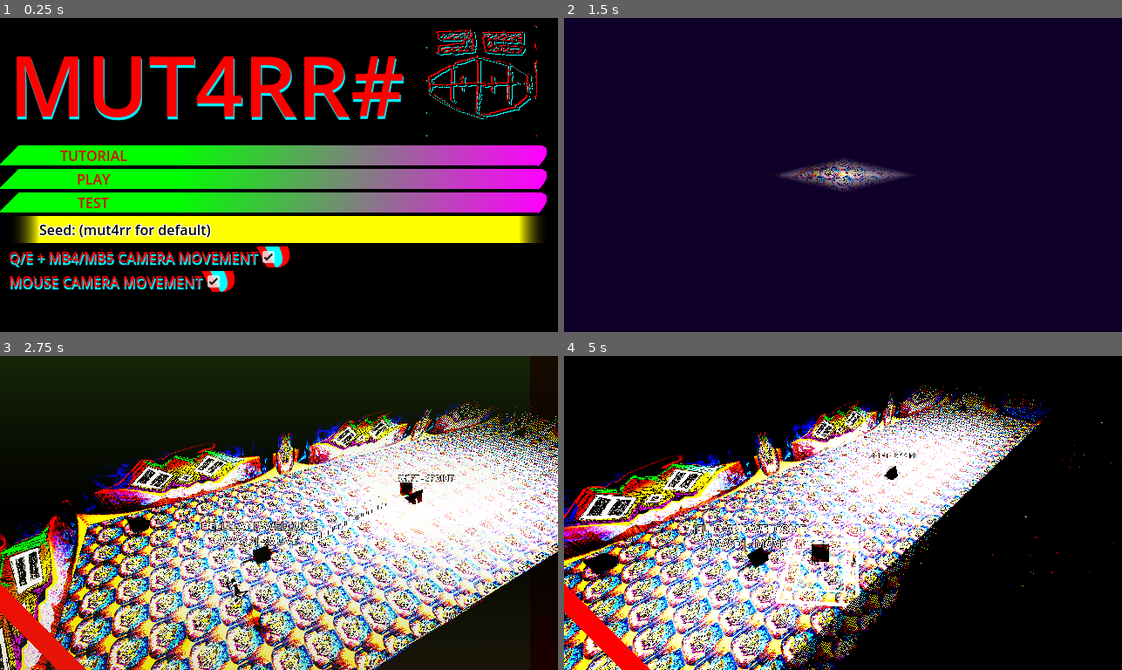
Above: before the commit, frames 1-4 (two rows, left to right).
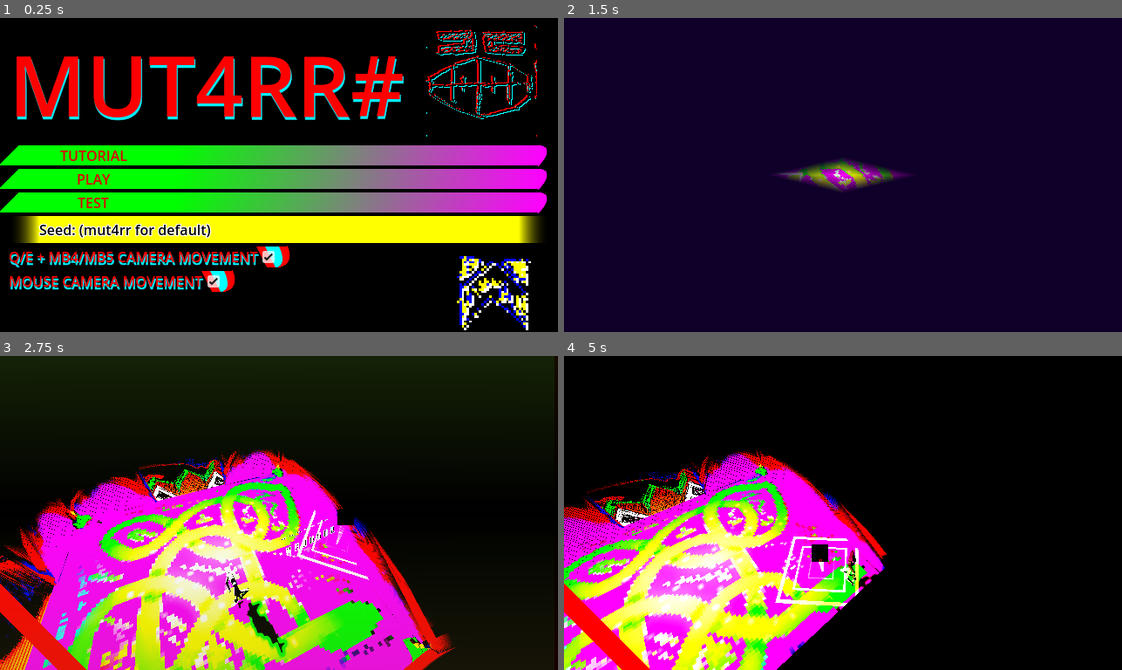
Above: after the commit, the same moments.

Repository: officialErnests/mut-4rr-
Game: Godot game, scene res://Scenes/main_menu.tscn
The game is run twice, just before and just after one commit, with the same random seed, the same clock (stepped at 60 frames per second) and the same inputs. Sound files missing from this copy of the repository are replaced by a short silence.
Inputs (mouse positions are in pixels of both pictures, inside the frame that each line leads up to):
- Up to frame 1 (0.25 s): no input
- Up to frame 2 (1.5 s): click (843, 228) at 0.52 s; type "12" at 0.6 s; click "PLAY" at 1.25 s
- Up to frame 3 (2.75 s): tap Enter at 2 s; move the mouse to (401, 497) at 2.02 s; hold D (right) from 2.03 s (still down); tap Q (rot_cam_left) at 2.1 s
- Up to frame 4 (5 s): move the mouse to (731, 528) at 2.77 s; release D (right) at 2.78 s; hold S (backward) 2.78-3.53 s; tap E (rot_cam_right) at 2.85 s; move the mouse to (898, 443) at 3.52 s; hold D (right) 3.53-4.28 s; hold Shift (sprint) 3.53-4.28 s; move the mouse to (815, 575) at 4.27 s; hold W (forward) from 4.28 s (still down); right-click (815, 575) at 4.35 s

The runs differ from the first frame. In frame 1, 1.3% of the frame differs, in the area x 81-96%, y 75-100%; in frame 2, 1.2%; in frame 3, 59%, in the area x 0-100%, y 14-100%; in frame 4, 41%.

Commit message:
v0.5.5 TishTashRReady (almost 5am XD)

Diff:
--- a/Scenes/items/wepons/knife.tscn
+++ b/Scenes/items/wepons/knife.tscn
@@ -113,7 +113,7 @@
 [node name="MAIN" parent="." node_paths=PackedStringArray("itemRigid", "visual_outside", "extend_script") instance=ExtResource("2_lah1x")]
 itemRigid = NodePath("..")
 type = 5
-speed_factor = 0.8
+speed_factor = 0.9
 visual_outside = NodePath("../Plane")
 show_text = "TEST ITEM --"
 throw_force = 10.0
--- a/Scenes/main_menu.tscn
+++ b/Scenes/main_menu.tscn
@@ -1,11 +1,13 @@
-[gd_scene load_steps=22 format=3 uid="uid://d1dg24cxas7ge"]
+[gd_scene load_steps=29 format=3 uid="uid://d1dg24cxas7ge"]
 
 [ext_resource type="Script" uid="uid://dwj6fl455tj5t" path="res://Scripts/utils/switch_scene.gd" id="1_1ehe0"]
 [ext_resource type="Script" uid="uid://dghijtnxv14l1" path="res://Scripts/utils/oneoff/menu_set.gd" id="1_28flt"]
 [ext_resource type="PackedScene" uid="uid://bc2pdgvvigyy1" path="res://Scenes/game.tscn" id="2_opfnp"]
 [ext_resource type="Texture2D" uid="uid://kdnc0q67l1h8" path="res://Assets/Player_faces.png" id="3_1ehe0"]
 [ext_resource type="PackedScene" uid="uid://ccjafp0ghukfb" path="res://Scenes/test.tscn" id="3_cp0ys"]
+[ext_resource type="PackedScene" uid="uid://3m80nsty0llh" path="res://Scenes/map1.tscn" id="3_yhxw7"]
 [ext_resource type="Script" uid="uid://60a6jklodkpr" path="res://Scripts/setup/animated_sprite_2d.gd" id="4_ce3w2"]
+[ext_resource type="Texture2D" uid="uid://eyap3jn2o7m5" path="res://Assets/Enemy_faces.png" id="8_yhxw7"]
 
 [sub_resource type="StyleBoxFlat" id="StyleBoxFlat_n45e2"]
 bg_color = Color(1, 0, 1, 1)
@@ -136,6 +138,42 @@
 "speed": 5.0
 }]
 
+[sub_resource type="AtlasTexture" id="AtlasTexture_8dnnj"]
+atlas = ExtResource("8_yhxw7")
+region = Rect2(0, 0, 32, 32)
+
+[sub_resource type="AtlasTexture" id="AtlasTexture_m3bi6"]
+atlas = ExtResource("8_yhxw7")
+region = Rect2(32, 0, 32, 32)
+
+[sub_resource type="AtlasTexture" id="AtlasTexture_wyh8j"]
+atlas = ExtResource("8_yhxw7")
+region = Rect2(0, 32, 32, 32)
+
+[sub_resource type="AtlasTexture" id="AtlasTexture_ujyyl"]
+atlas = ExtResource("8_yhxw7")
+region = Rect2(32, 32, 32, 32)
+
+[sub_resource type="SpriteFrames" id="SpriteFrames_mkpwh"]
+animations = [{
+"frames": [{
+"duration": 1.0,
+"texture": SubResource("AtlasTexture_8dnnj")
+}, {
+"duration": 1.0,
+"texture": SubResource("AtlasTexture_m3bi6")
+}, {
+"duration": 1.0,
+"texture": SubResource("AtlasTexture_wyh8j")
+}, {
+"duration": 1.0,
+"texture": SubResource("AtlasTexture_ujyyl")
+}],
+"loop": true,
+"name": &"yess",
+"speed": 4.0
+}]
+
 [node name="Control" type="Control"]
 layout_mode = 3
 anchors_preset = 15
@@ -179,7 +217,7 @@
 text = "PLAY"
 script = ExtResource("1_1ehe0")
 seed_input_box = NodePath("../LineEdit")
-scene = ExtResource("2_opfnp")
+scene = ExtResource("3_yhxw7")
 
 [node name="Button3" type="Button" parent="VBoxContainer" node_paths=PackedStringArray("seed_input_box")]
 layout_mode = 2
@@ -221,8 +259,18 @@
 globa_value = "cam_controll_mouse"
 
 [node name="AnimatedSprite2D" type="AnimatedSprite2D" parent="."]
+texture_filter = 1
 position = Vector2(552, 72)
 sprite_frames = SubResource("SpriteFrames_8dnnj")
 animation = &"yess"
 frame_progress = 0.15034689
 script = ExtResource("4_ce3w2")
+
+[node name="AnimatedSprite2D2" type="AnimatedSprite2D" parent="."]
+texture_filter = 1
+position = Vector2(563.625, 312.625)
+scale = Vector2(2.835938, 2.835938)
+sprite_frames = SubResource("SpriteFrames_mkpwh")
+animation = &"yess"
+frame_progress = 0.7237901
+script = ExtResource("4_ce3w2")
--- a/Scenes/map1.tscn
+++ b/Scenes/map1.tscn
@@ -1,7 +1,10 @@
-[gd_scene load_steps=122 format=4 uid="uid://3m80nsty0llh"]
+[gd_scene load_steps=126 format=4 uid="uid://3m80nsty0llh"]
 
 [ext_resource type="Texture2D" uid="uid://cpwaa4s2klaho" path="res://Temp_assets/n0o0bPumkin.png" id="1_4pqaf"]
+[ext_resource type="Environment" uid="uid://c2synjn8oyfw1" path="res://Assets/game_world_env.tres" id="2_0650q"]
 [ext_resource type="Texture2D" uid="uid://cdlvxehhjnh8k" path="res://Assets/Lol.png" id="2_xgpx1"]
+[ext_resource type="CameraAttributesPractical" uid="uid://3kkkrxy42ck3" path="res://Scenes/game_world_cam.tres" id="3_rxi31"]
+[ext_resource type="Script" uid="uid://cwietp32u5ei5" path="res://Scripts/setup/setup_world.gd" id="4_73eik"]
 [ext_resource type="PackedScene" uid="uid://bpgaix3cftid6" path="res://Scenes/player.tscn" id="5_wouuh"]
 [ext_resource type="PackedScene" uid="uid://dgl4duluwfeeq" path="res://Scenes/interactables/door.tscn" id="6_rxi31"]
 [ext_resource type="Script" uid="uid://8lnxrs0kj4e2" path="res://Scripts/npc/main/npc_master.gd" id="7_wouuh"]
@@ -337,6 +340,10 @@
 resource_local_to_scene = true
 size = Vector3(9, 0.2, 18)
 
+[sub_resource type="BoxShape3D" id="BoxShape3D_5i6b2"]
+resource_local_to_scene = true
+size = Vector3(18, 3, 9)
+
 [sub_resource type="StandardMaterial3D" id="StandardMaterial3D_o5k6n"]
 resource_local_to_scene = true
 albedo_texture = ExtResource("1_4pqaf")
@@ -580,17 +587,11 @@
 distance_fade_min_distance = 5.0
 
 [node name="coolerMap" type="Node3D"]
-
-[node name="DirectionalLight3D" type="DirectionalLight3D" parent="."]
-transform = Transform3D(-0.8660254, -0.43301278, 0.25, 0, 0.49999997, 0.86602545, -0.50000006, 0.75, -0.43301266, 0, 0, 0)
-visible = false
-shadow_enabled = true
 
 [node name="Node3D" type="NavigationRegion3D" parent="."]
 navigation_mesh = SubResource("NavigationMesh_4pqaf")
 
 [node name="Floor_visual" type="Node3D" parent="Node3D"]
-visible = false
 
 [node name="MeshInstance3D" type="MeshInstance3D" parent="Node3D/Floor_visual"]
 transform = Transform3D(0.9, 0, 0, 0, 0.9, 0, 0, 0, 0.9, 4.5, 0, -4.5)
@@ -1667,7 +1668,6 @@
 skeleton = NodePath("")
 
 [node name="WallsX" type="Node3D" parent="Node3D"]
-visible = false
 
 [node name="Cube40" type="MeshInstance3D" parent="Node3D/WallsX"]
 transform = Transform3D(-3.934025e-08, 0, -0.05, 0, 1, 0, 0.9, 0, -2.1855695e-09, 45, 1.5, -22.5)
@@ -2018,7 +2018,6 @@
 skeleton = NodePath("")
 
 [node name="WallsX_doorways" type="Node3D" parent="Node3D"]
-visible = false
 
 [node name="Cube51" type="MeshInstance3D" parent="Node3D/WallsX_doorways"]
 transform = Transform3D(-1.3113417e-08, 0, -0.05, 0, 1, 0, 0.3, 0, -2.1855695e-09, 36, 1.5, -10.5)
@@ -2811,6 +2810,11 @@
 [node name="Player" parent="Others" instance=ExtResource("5_wouuh")]
 transform = Transform3D(0.9999999, 0, 0, 0, 1, 0, 0, 0, 0.9999999, 4.9999995, 0.3, -3.9999998)
 
+[node name="WorldEnvironment" type="WorldEnvironment" parent="Others"]
+environment = ExtResource("2_0650q")
+camera_attributes = ExtResource("3_rxi31")
+script = ExtResource("4_73eik")
+
 [node name="Doors" type="Node3D" parent="."]
 
 [node name="DoorX" type="Node3D" parent="Doors"]
@@ -3101,7 +3105,6 @@
 transform = Transform3D(-4.371139e-08, 0, -1, 0, 1, 0, 1, 0, -4.371139e-08, 21, 0.21355267, 40.888435)
 
 [node name="Roof" type="Node3D" parent="."]
-visible = false
 
 [node name="Roof_0" parent="Roof" node_paths=PackedStringArray("neibour_roofs") instance=ExtResource("9_si05j")]
 transform = Transform3D(1, 0, 0, 0, 1, 0, 0, 0, 1, 40.5, 3, -22.5)
@@ -3243,11 +3246,35 @@
 mesh = SubResource("BoxMesh_tnejx")
 
 [node name="SpotLight3D" parent="Roof/Roof_6/Visual/Lights" index="0"]
-transform = Transform3D(1, 0, -7.1054274e-15, 0, -4.3711402e-08, 1, 0, -1, -4.3711392e-08, 0, 0, 0)
-light_energy = 1.0
-spot_range = 20.0
-spot_attenuation = -0.5
-spot_angle_attenuation = 1.0
+transform = Transform3D(1, 0, -7.1054274e-15, 0, -4.3711406e-08, 1, 0, -1, -4.3711395e-08, -13, -1.1920929e-06, 0)
+light_energy = 1.0
+spot_range = 20.0
+spot_attenuation = -0.5
+spot_angle_attenuation = 1.0
+
+[node name="SpotLight3D2" type="SpotLight3D" parent="Roof/Roof_6/Visual/Lights" index="1"]
+transform = Transform3D(1, 0, -7.1054274e-15, 0, -4.371141e-08, 1, 0, -1, -4.37114e-08, -4.999999, -4.7683716e-07, 0)
+shadow_enabled = true
+shadow_bias = 0.05
+spot_range = 20.0
+spot_attenuation = -0.5
+spot_angle = 80.0
+
+[node name="SpotLight3D3" type="SpotLight3D" parent="Roof/Roof_6/Visual/Lights" index="2"]
+transform = Transform3D(1, 0, -7.1054274e-15, 0, -4.3711413e-08, 1, 0, -1, -4.3711402e-08, 6, 4.7683716e-07, -1.9073486e-06)
+shadow_enabled = true
+shadow_bias = 0.05
+spot_range = 20.0
+spot_attenuation = -0.5
+spot_angle = 80.0
+
+[node name="SpotLight3D4" type="SpotLight3D" parent="Roof/Roof_6/Visual/Lights" index="3"]
+transform = Transform3D(1, 0, -7.1054274e-15, 0, -4.3711417e-08, 1, 0, -1, -4.3711406e-08, 14, 1.1920929e-06, -3.8146973e-06)
+shadow_enabled = true
+shadow_bias = 0.05
+spot_range = 20.0
+spot_attenuation = -0.5
+spot_angle = 80.0
 
 [node name="CollisionShape3D" parent="Roof/Roof_6/Trigger" index="0"]
 transform = Transform3D(1, 0, 0, 0, 1, 0, 0, 0, 1, 0, -1.5, 4.5)
@@ -3315,8 +3342,8 @@
 spot_angle = 80.0
 
 [node name="CollisionShape3D" parent="Roof/Roof_9/Trigger" index="0"]
-transform = Transform3D(1, 0, 0, 0, 1, 0, 0, 0, 1, 0, -1.5, 0)
-shape = SubResource("BoxShape3D_gg3vl")
+transform = Transform3D(1, 0, 0, 0, 1, 0, 0, 0, 1, -4.5, -1.5, 0)
+shape = SubResource("BoxShape3D_5i6b2")
 
 [node name="Roof_10" parent="Roof" node_paths=PackedStringArray("neibour_roofs") instance=ExtResource("9_si05j")]
 transform = Transform3D(1, 0, 0, 0, 1, 0, 0, 0, 1, -4.5, 3, 40.5)
@@ -3923,7 +3950,7 @@
 
 [node name="Roof_37" parent="Roof" node_paths=PackedStringArray("neibour_roofs") instance=ExtResource("9_si05j")]
 transform = Transform3D(1, 0, 0, 0, 1, 0, 0, 0, 1, -4.5, 3, 4.5)
-neibour_roofs = [NodePath("../Roof_34")]
+neibour_roofs = [NodePath("../Roof_34"), NodePath("../Roof_40")]
 
 [node name="Visual" parent="Roof/Roof_37" index="0"]
 material_override = SubResource("StandardMaterial3D_end2f")
@@ -3981,7 +4008,7 @@
 
 [node name="Roof_40" parent="Roof" node_paths=PackedStringArray("neibour_roofs") instance=ExtResource("9_si05j")]
 transform = Transform3D(1, 0, 0, 0, 1, 0, 0, 0, 1, -4.5, 3, -13.5)
-neibour_roofs = [NodePath("../Roof_38"), NodePath("../Roof_41"), NodePath("../Roof_23")]
+neibour_roofs = [NodePath("../Roof_38"), NodePath("../Roof_41"), NodePath("../Roof_23"), NodePath("../Roof_37")]
 
 [node name="Visual" parent="Roof/Roof_40" index="0"]
 transform = Transform3D(-4.371138e-08, -8.7422784e-08, -1, -8.742278e-08, 1, -8.7422784e-08, 1, 8.742278e-08, -4.371139e-08, 0, 0, -4.5)
--- a/Scenes/test.tscn
+++ b/Scenes/test.tscn
@@ -270,3 +270,27 @@
 
 [node name="statue4" parent="Statues" instance=ExtResource("12_yb21e")]
 transform = Transform3D(1, 0, 0, 0, 1, 0, 0, 0, 1, 2.3841858e-07, 0, 3.9999998)
+
+[node name="statue5" parent="Statues" instance=ExtResource("12_yb21e")]
+transform = Transform3D(1, 0, 0, 0, 1, 0, 0, 0, 1, -4.7683716e-07, 0, -10)
+
+[node name="statue6" parent="Statues" instance=ExtResource("12_yb21e")]
+transform = Transform3D(1, 0, 0, 0, 1, 0, 0, 0, 1, -4.7683716e-07, 0, -8)
+
+[node name="statue7" parent="Statues" instance=ExtResource("12_yb21e")]
+transform = Transform3D(1, 0, 0, 0, 1, 0, 0, 0, 1, -4.7683716e-07, 0, -6)
+
+[node name="statue8" parent="Statues" instance=ExtResource("12_yb21e")]
+transform = Transform3D(1, 0, 0, 0, 1, 0, 0, 0, 1, 0, 0, -4)
+
+[node name="statue9" parent="Statues" instance=ExtResource("12_yb21e")]
+transform = Transform3D(1, 0, 0, 0, 1, 0, 0, 0, 1, -9.536743e-07, 0, -18)
+
+[node name="statue10" parent="Statues" instance=ExtResource("12_yb21e")]
+transform = Transform3D(1, 0, 0, 0, 1, 0, 0, 0, 1, -4.7683716e-07, 0, -16)
+
+[node name="statue11" parent="Statues" instance=ExtResource("12_yb21e")]
+transform = Transform3D(1, 0, 0, 0, 1, 0, 0, 0, 1, -4.7683716e-07, 0, -14)
+
+[node name="statue12" parent="Statues" instance=ExtResource("12_yb21e")]
+transform = Transform3D(1, 0, 0, 0, 1, 0, 0, 0, 1, -4.7683716e-07, 0, -12)
--- a/Scripts/globals/global.gd
+++ b/Scripts/globals/global.gd
@@ -81,12 +81,13 @@
 	return random_table[p_id]
 
 #time till reset
-var reset_timer_max = 2 * 60
+var reset_timer_max = 3 * 60
 var reset_timer_mod = reset_timer_max
 var reset_timer = reset_timer_max
 var reset_timer_triggered = false
 func resetTimer():
-	reset_timer_mod -= 5
+	#TODO set to bigger number when gameplay gets refined ;-;
+	reset_timer_mod -= 0
 	reset_timer = reset_timer_mod
 func StartTimer():
 	reset_timer_mod = reset_timer_max
--- a/Scripts/player/audio/audio_stream_player.gd
+++ b/Scripts/player/audio/audio_stream_player.gd
@@ -6,7 +6,7 @@
 	#TODO reenable
 
 func _process(delta: float) -> void:
-	pitch_scale = min(1, 1.5 - global.getLoopTimeProc())
+	pitch_scale = min(1, 1.9 - global.getLoopTimeProc())
 
 func _exit_tree() -> void:
 	looping()
--- a/Scripts/player/oneTime/id_getter.gd
+++ b/Scripts/player/oneTime/id_getter.gd
@@ -20,6 +20,8 @@
 func mele_hit(dmg: float):
 	takeDmg(dmg)
 func takeDmg(p_dmg: float) -> void:
-	hp -= p_dmg
-	if hp <= 0:
-		global.replay()
+	pass
+	#TODO make so player cant hit itself
+	# hp -= p_dmg
+	# if hp <= 0:
+	# 	global.replay()
